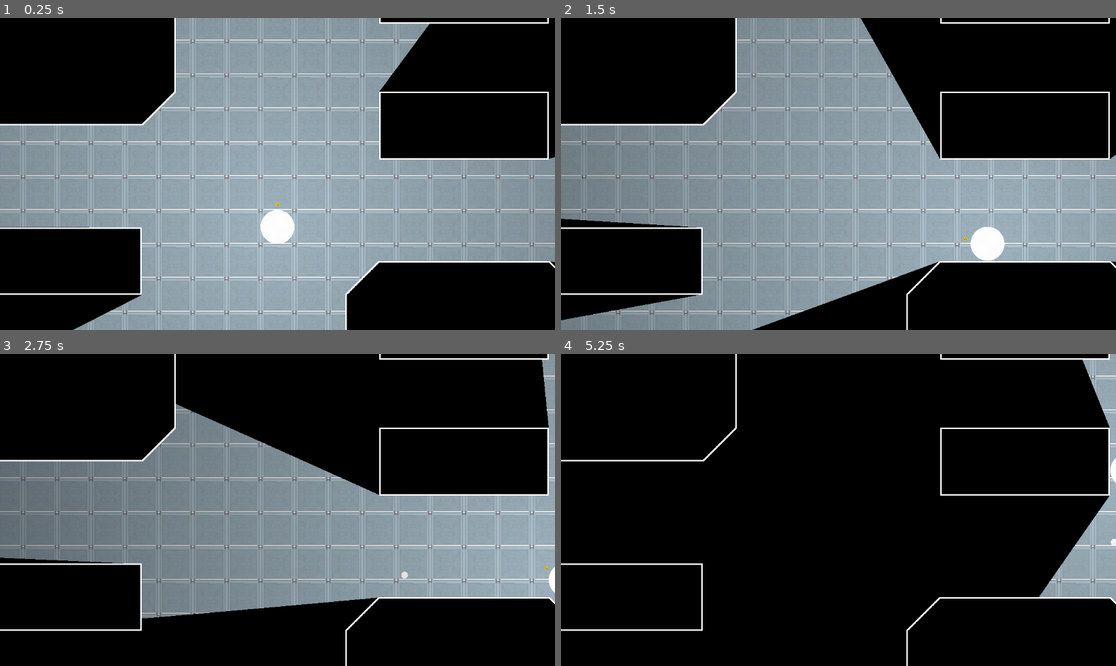
Above: before the commit, frames 1-4 (two rows, left to right).
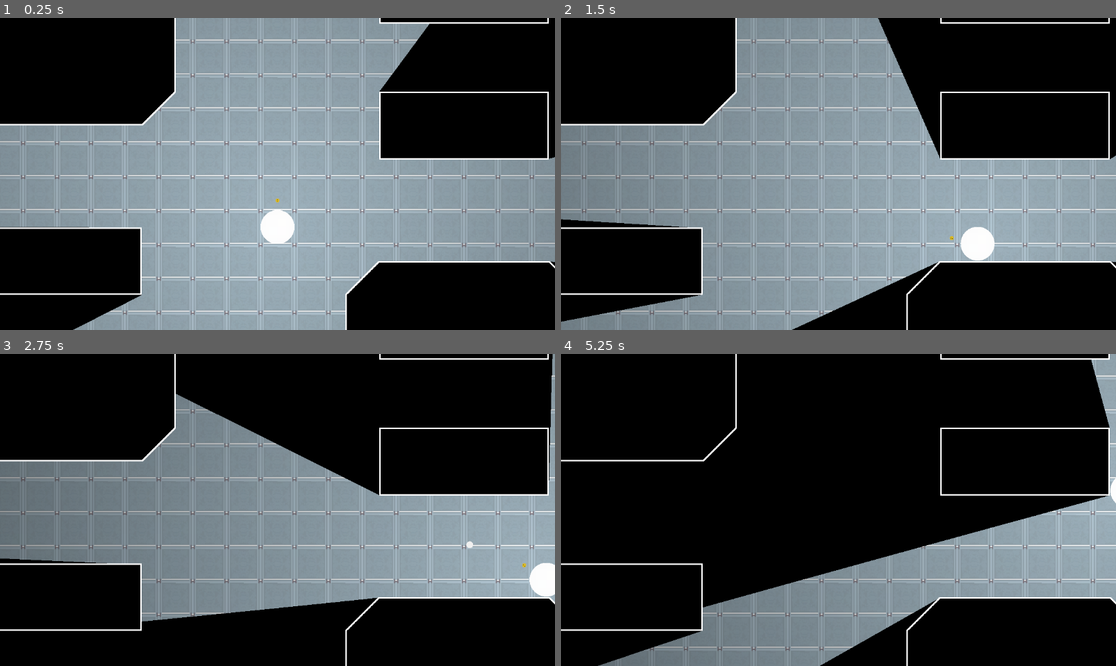
Above: after the commit, the same moments.

Repository: Gh0strnx/Iteration
Game: Godot game, scene res://Assets/Scenes/main.tscn
Two runs of this game, one before a commit and one after it. Both use one fixed random seed, a clock stepped at 60 frames per second and the inputs below.
Inputs (mouse positions are in pixels of both pictures, inside the frame that each line leads up to):
- Up to frame 1 (0.25 s): no input
- Up to frame 2 (1.5 s): tap Enter at 0.5 s; move the mouse to (960, 158) at 0.52 s; press the mouse at (960, 158) at 0.53 s; hold D (right) 0.53-1.28 s; move the mouse to (727, 189) at 1.27 s; release the mouse at (727, 189) at 1.28 s; hold S (down) from 1.28 s (still down); click (727, 189) at 1.35 s
- Up to frame 3 (2.75 s): tap Space at 2 s; move the mouse to (333, 441) at 2.02 s; release S (down) at 2.03 s; press the mouse at (333, 441) at 2.03 s; hold D (right) from 2.03 s (still down)
- Up to frame 4 (5.25 s): move the mouse to (810, 572) at 2.77 s; release D (right) at 2.78 s; release the mouse at (810, 572) at 2.78 s; hold W (up) 2.78-3.53 s; click (810, 572) at 2.85 s; move the mouse to (1005, 556) at 3.52 s; press the mouse at (1005, 556) at 3.53 s; hold A (left) 3.53-5.03 s; tap Enter at 4.25 s; move the mouse to (672, 463) at 4.27 s; release the mouse at (672, 463) at 4.28 s; click (672, 463) at 4.35 s; tap Space at 5 s; move the mouse to (866, 510) at 5.02 s; press the mouse at (866, 510) at 5.03 s; hold S (down) from 5.03 s (still down)

The runs differ from the first frame. In frame 1, less than 0.1% of the frame differs, in the area x 49-51%, y 57-61%; in frame 2, 2.2%; in frame 3, 1.7%; in frame 4, 17%, in the area x 6-100%, y 1-100%.

Commit message:
fixed shoot (abit janky)

Diff:
--- a/Assets/Scenes/gun.tscn
+++ b/Assets/Scenes/gun.tscn
@@ -8,11 +8,10 @@
 script = ExtResource("1_q4sjl")
 
 [node name="Gun" type="Node2D" parent="."]
-position = Vector2(85, 0)
+position = Vector2(100, 0)
 script = ExtResource("1_wdxk8")
 
 [node name="Timer" type="Timer" parent="Gun"]
-autostart = true
 
 [node name="Sprite2D" type="Sprite2D" parent="Gun"]
 scale = Vector2(0.06, 0.06)
--- a/Assets/Scripts/PlayerController.gd
+++ b/Assets/Scripts/PlayerController.gd
@@ -1,6 +1,6 @@
 extends CharacterBody2D
 
-var speed = 750  # speed in pixels/sec
+@export var speed = 700  # speed in pixels/sec
 
 func _physics_process(delta):
 	var direction = Input.get_vector("left", "right", "up", "down")
--- a/Assets/Scripts/bullet.gd
+++ b/Assets/Scripts/bullet.gd
@@ -1,10 +1,9 @@
 extends Area2D
 
-var speed = 400
+var speed = 705
 
-func _process(float) -> void:
-	if speed==4:
-		print(null)
+func _physics_process(delta):
+	position += transform.x * speed * delta
 
 
 func _on_body_entered(body: Node2D) -> void:
--- a/Assets/Scripts/gun.gd
+++ b/Assets/Scripts/gun.gd
@@ -1,15 +1,34 @@
 extends Node2D
+
+@export var bulletAmount = 1
+@export var reloadTime = 1
+@export var attackSpeed = 0.5
 
 var bulletPrefab = preload("res://Assets/Scenes/bullet.tscn")
 
+var can_shoot: bool = true
+
+func _ready() -> void:
+	$Timer.wait_time = attackSpeed
+	$Timer.one_shot = true
+	$Timer.connect("timeout", Callable(self, "_on_timer_timeout"))
+
+func _physics_process(delta: float) -> void:
+	if Input.is_action_pressed("Shoot") and can_shoot:
+		spawn_bullet()
+		can_shoot = false
+		$Timer.start()
+
+
+func _on_timer_timeout() -> void:
+	can_shoot = true
 
 
 
-func _on_timer_timeout() -> void:
-	spawn_bullet()
+func spawn_bullet():
 
-
-func spawn_bullet():
 	var bullet = bulletPrefab.instantiate()
 	bullet.position = global_position
+	bullet.rotation = rotation
+	bullet.look_at(get_global_mouse_position())
 	get_tree().root.add_child(bullet)
--- a/project.godot
+++ b/project.godot
@@ -14,6 +14,11 @@
 run/main_scene="res://Assets/Scenes/main.tscn"
 config/features=PackedStringArray("4.3", "Forward Plus")
 config/icon="res://icon.svg"
+
+[display]
+
+mouse_cursor/custom_image="res://Assets/Textures/crosshair.png"
+mouse_cursor/custom_image_hotspot=Vector2(128, 128)
 
 [input]
 
@@ -37,3 +42,8 @@
 "events": [Object(InputEventKey,"resource_local_to_scene":false,"resource_name":"","device":-1,"window_id":0,"alt_press …(192 unchanged characters)…
 ]
 }
+Shoot={
+"deadzone": 0.5,
+"events": [Object(InputEventMouseButton,"resource_local_to_scene":false,"resource_name":"","device":-1,"window_id":0,"alt_pressed":false,"shift_pressed":false,"ctrl_pressed":false,"meta_pressed":false,"button_mask":1,"position":Vector2(141, 22),"global_position":Vector2(160, 113),"factor":1.0,"button_index":1,"canceled":false,"pressed":true,"double_click":false,"script":null)
+]
+}
Binary file added: Assets/Textures/crosshair.png
Not shown, added: Assets/Textures/crosshair.png.import
